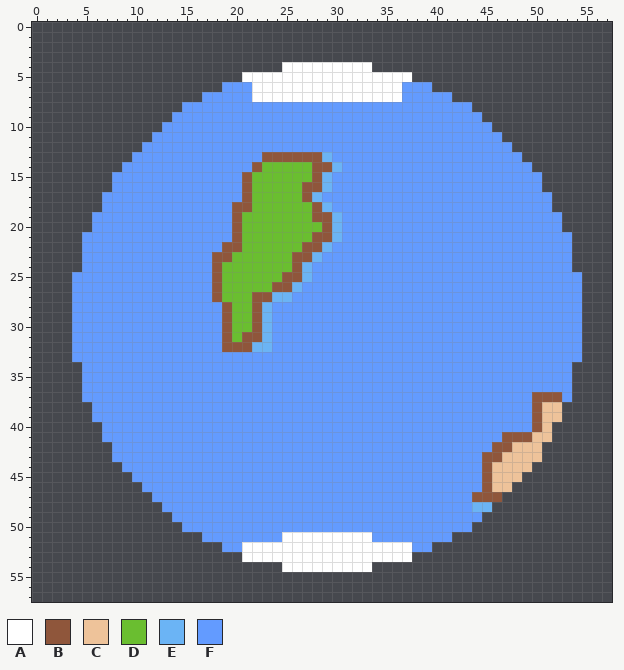
Two states of a pixel-art file, LD54/sprites/earth.aseprite. The picture above is the old version.
64x64 pixels, 1 frame. The old version is drawn lined up with the new one, on the new canvas.
Palette (. is transparent): A #ffffff  B #8f563b  C #eec39a  D #6abe30  E #6bb4f5  F #639bff
Once edited:
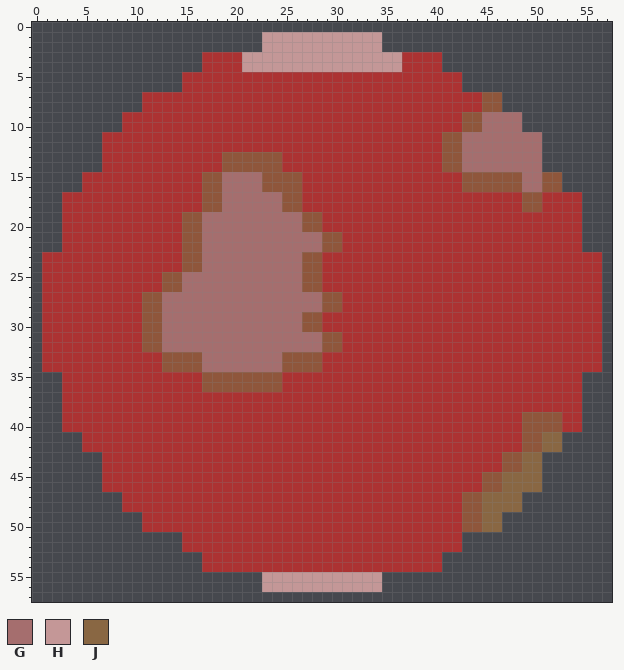
Colours new in this view: G #a56e6e  H #c49797  J #896743
The author wrote: Added earth health stages + some fixes to make the GDScript interpreter happy
Edits made:
canvas 64x64 -> 58x58, the old top-left corner now at -2,-3 (the part of the old canvas that was cut away was empty and is not shown)
colour F: #639bff -> #ac3232
Changed rows in their new state; - is a pixel that keeps its letter.
first column x 1:
 1 ----------------------HHHHHHHHHHHH----------------------
 2 ----------------------HHHHHHHHHHHH----------------------
 3 ----------------FFFFHHHHHHHHHHHHHHHHFFFF----------------
 4 ----------------FFFFHHHHHHHHHHHHHHHHFFFF----------------
 5 --------------FFFFFFFFFFFFFFFFFFFFFFFFFFFF--------------
 6 --------------FFFF---FFFFFFFFFFFFFFF---FFF--------------
 7 ----------FFFFFF-----FFFFFFFFFFFFFFF-----FFFBB----------
 8 ----------FFFF-----------------------------FBB----------
 9 --------FFFFF-----------------------------BBGGGG--------
10 --------FFFF------------------------------BBGGGG--------
11 ------FFFFF-----------------------------BBGGGGGGGG------
12 ------FFFF------------------------------BBGGGGGGGG------
13 ------FFF---------BBBB--FFFFF-----------BBGGGGGGGG------
14 ------FF----------BBB-BBFFFFFF----------BBGGGGGGGG------
15 ----FFF---------BBGGGGBBBBFFF-------------BBBBBBGGBB----
16 ----FFF---------BBGGGGBBBBFFF-------------BBBBBBGGBB----
17 --FFFF----------BBGGGGGGBBFF--------------------BB-FFF--
18 --FFFF----------BBGGGGGGBBFFF-------------------BB-FFF--
19 --FFF---------BBGGGGGGGGGGB-FF----------------------FF--
20 --FFF---------BBGGGGGGGGGGBBFF----------------------FF--
21 --FF----------BBGGGGGGGGGGGG-B-----------------------F--
22 --FF----------BBGGGGGGGGGGGGBB-----------------------F--
23 FFFF----------BBGGGGGGGGGG-B-------------------------FFF
24 FFFF----------BBGGGGGGGGGGBB-------------------------FFF
25 FFF---------BBGGGGGGGGGGGGBB--------------------------FF
26 FFF---------BBGGGGGGGGGGGGBB--------------------------FF
27 FFF-------BBGGGGGGGGGGGGGGGGBB------------------------FF
28 FFF-------BBGGGGGGGGGGGGGGGGBB------------------------FF
29 FFF-------BBGGGGGGGGGGGGGGBB--------------------------FF
30 FFF-------BBGGGGGGGGGGGGGGBB--------------------------FF
31 FFF-------BBGGGGGGGGGGGGGGGGBB------------------------FF
32 FFF-------BBGGGGGGGGGGGGGGGGBB------------------------FF
33 FFF---------BBBBGGGGGGGGBBBB--------------------------FF
34 FFFF--------BBBBGGGGGGGGBBBB-------------------------FFF
35 --FF------------BBBBBBBB-----------------------------F--
36 --FF------------BBBBBBBB-----------------------------F--
37 --FF---------------------------------------------FFF-F--
38 --FFF--------------------------------------------FFFFF--
39 --FFF-------------------------------------------B-BBFF--
40 --FFFF------------------------------------------B-BBFF--
41 ----FF----------------------------------------FF-BJJ----
42 ----FFF--------------------------------------FFFBBJJ----
43 ------F-------------------------------------FFBBJJ------
44 ------FF------------------------------------FFBBJJ------
45 ------FFF------------------------------------BJJJJ------
46 ------FFFF-----------------------------------BJJJJ------
47 --------FFF-------------------------------B-JJJJ--------
48 --------FFFF------------------------------BBJJJJ--------
49 ----------FFF-----------------------------BBJJ----------
50 ----------FFFF----------------------------BBJJ----------
51 --------------FF--------FFFFFFFFF--------F--------------
52 --------------FFFF--FFFFFFFFFFFFFFFFF--FFF--------------
53 ----------------FFFFFFFFFFFFFFFFFFFFFFFF----------------
54 ----------------FFFFFFFFFFFFFFFFFFFFFFFF----------------
55 ----------------------HHHHHHHHHHHH----------------------
56 ----------------------HHHHHHHHHHHH----------------------
Where, in picture pixels (left, top, right, bottom), the same in both pictures:
changed: (42, 32, 602, 592)
